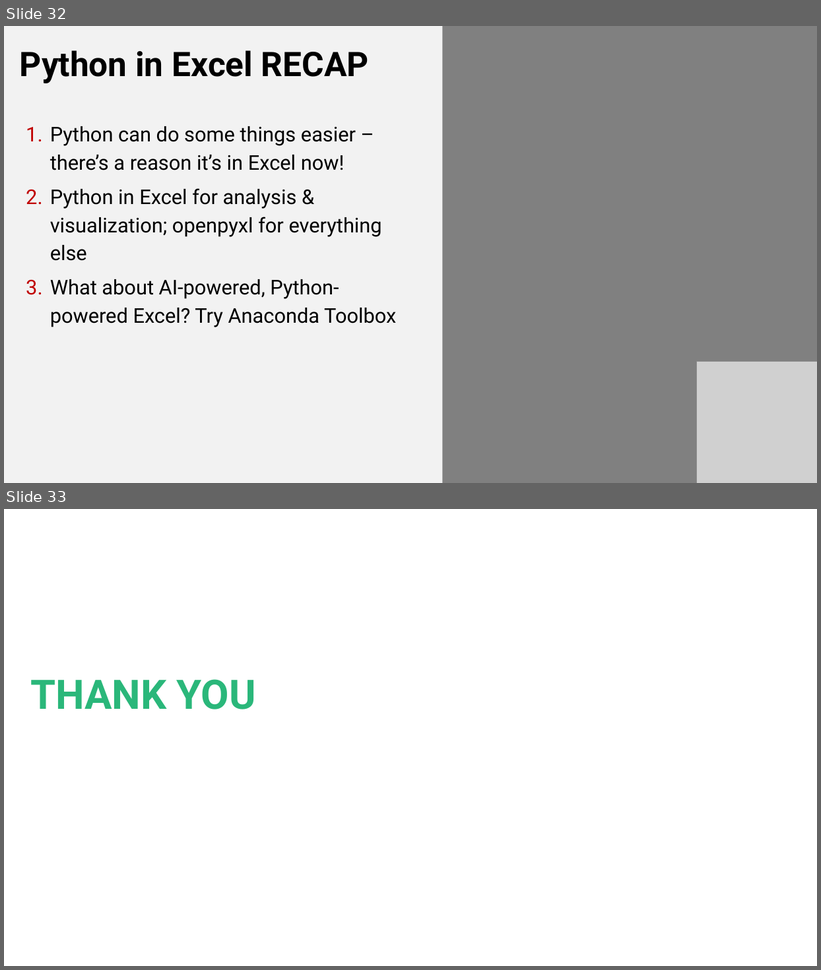
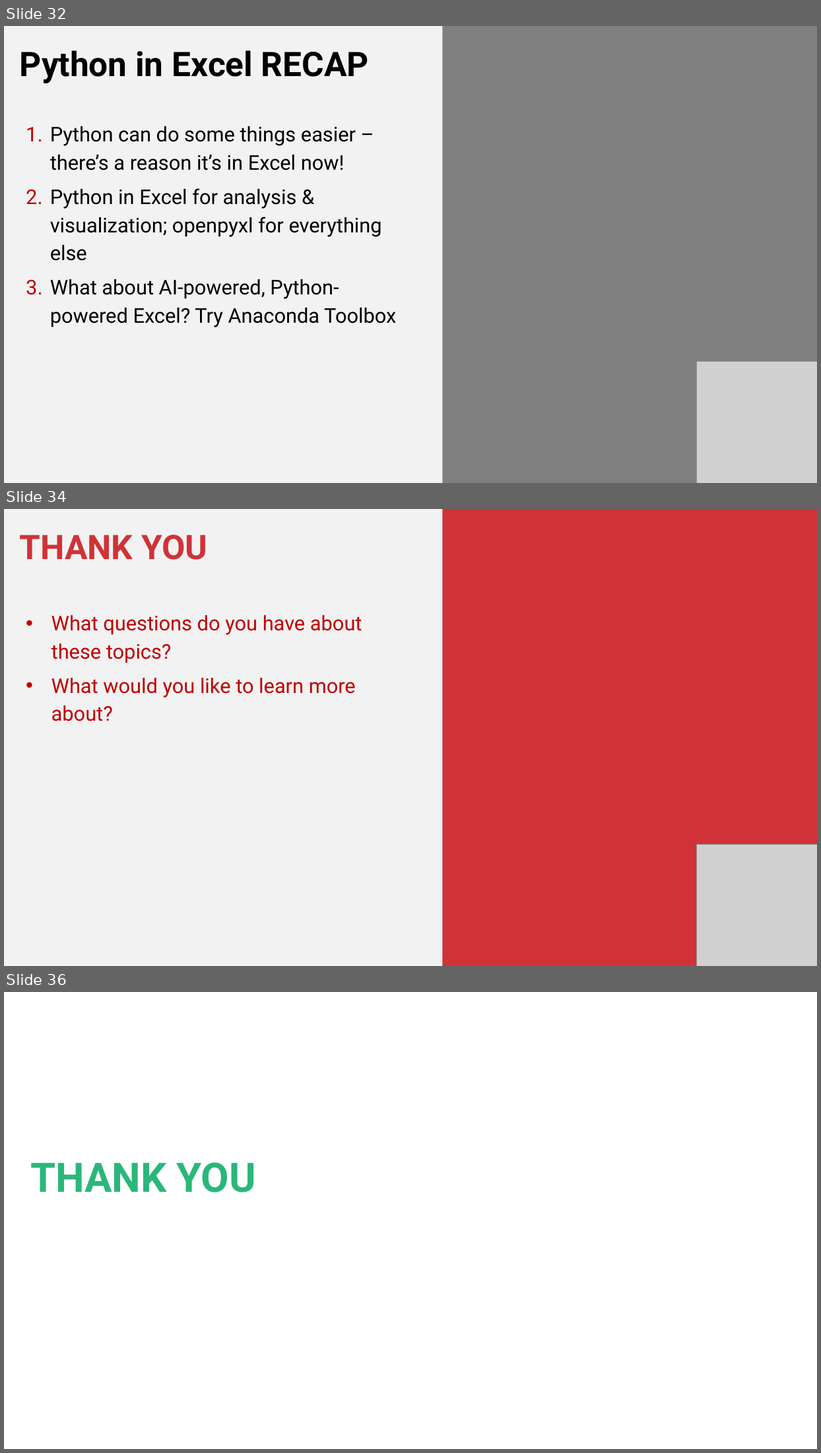
Before and after one commit to stringfestdata/xlgs-2024-analytics-2_0, a slide deck: xlgs-analytics-2_0-slides.pptx. Shown one above the other, each under a label of ours: slides 32 and 33 before the commit, slides 32, 34 and 36 after it; the slides between them are not shown. The pictures are 821x970 and 821x1453 pixels, drawn with LibreOffice and Linux fonts; fonts in the diff are those of the drawing; grey boxes stand for pictures; background and template pictures are left out. Boxes give left, top, right and bottom in pixels: in the first picture for what was removed or moved away, otherwise in the second. Text is boxed around its words. In the diff, an @@ line names an element or a change of style, - is before the commit and + after.

```diff
--- a/xlgs-analytics-2_0-slides.pptx
+++ b/xlgs-analytics-2_0-slides.pptx
@@ slide 34 added at [4, 509, 817, 966], background #F2F2F2 @@
@@ rectangle added at [442, 509, 817, 966], fill #CF3338 @@
@@ text added at [20, 535, 362, 722], 36 pt, text #C00000 @@
+THANK YOU
+• What questions do you have about these topics?
+• What would you like to learn more about?
@@ picture added at [697, 844, 817, 966] @@
@@ what was slide 33 is now slide 36 @@
```
Also in this commit, not shown: 4 other slides added, 2 slides removed.
